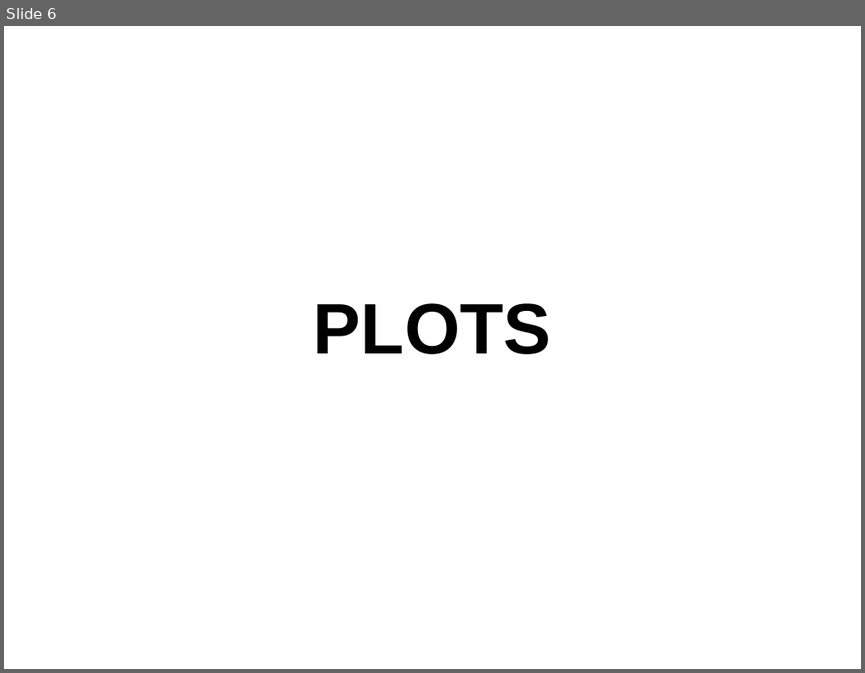
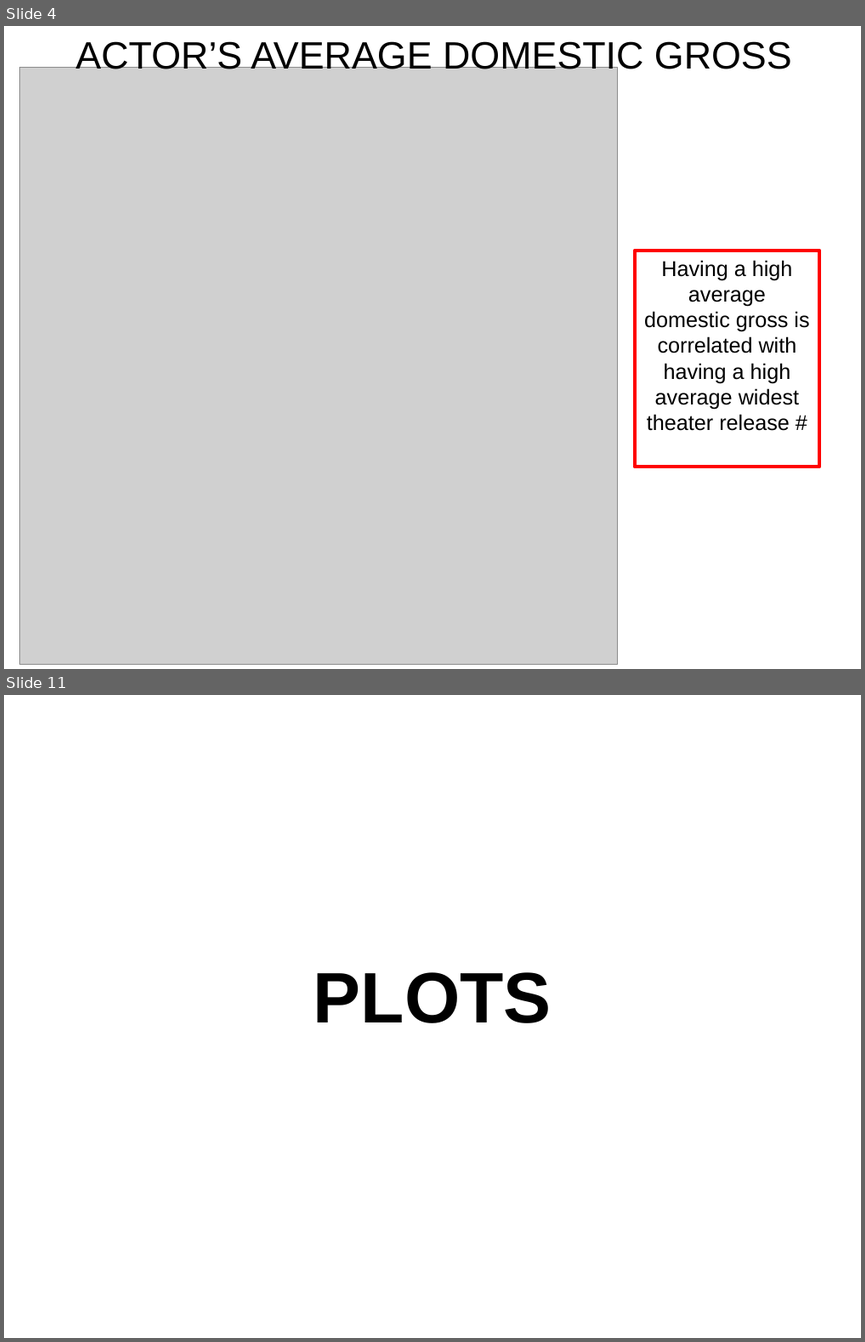
Before and after one commit to karmacelina/predicting_movie_widest_release, a slide deck: Luther_presentation.pptx. Shown one above the other, each under a label of ours: slide 6 before the commit, slides 4 and 11 after it; the slides between them are not shown. The pictures are 865x673 and 865x1342 pixels, drawn with LibreOffice and Linux fonts; fonts in the diff are those of the drawing; grey boxes stand for pictures. Boxes give left, top, right and bottom in pixels: in the first picture for what was removed or moved away, otherwise in the second. Text is boxed around its words. In the diff, an @@ line names an element or a change of style, - is before the commit and + after.

```diff
--- a/Luther_presentation.pptx
+++ b/Luther_presentation.pptx
@@ slide 4 added at <box>4,26,861,669</box>, background #FFFFFF @@
@@ text added at <box>75,41,792,76</box>, 32 pt, text #000000 @@
+ACTOR’S AVERAGE DOMESTIC GROSS
@@ picture added at <box>19,67,617,664</box> @@
@@ rectangle added at <box>635,250,820,466</box>, outline #FF0000 3 pt, 18 pt, text #000000 @@
+Having a high average domestic gross is correlated with having a high average widest theater release #
@@ what was slide 6 is now slide 11 @@
```
Also in this commit, not shown: 8 slides changed, 2 other slides added, 4 slides removed.
